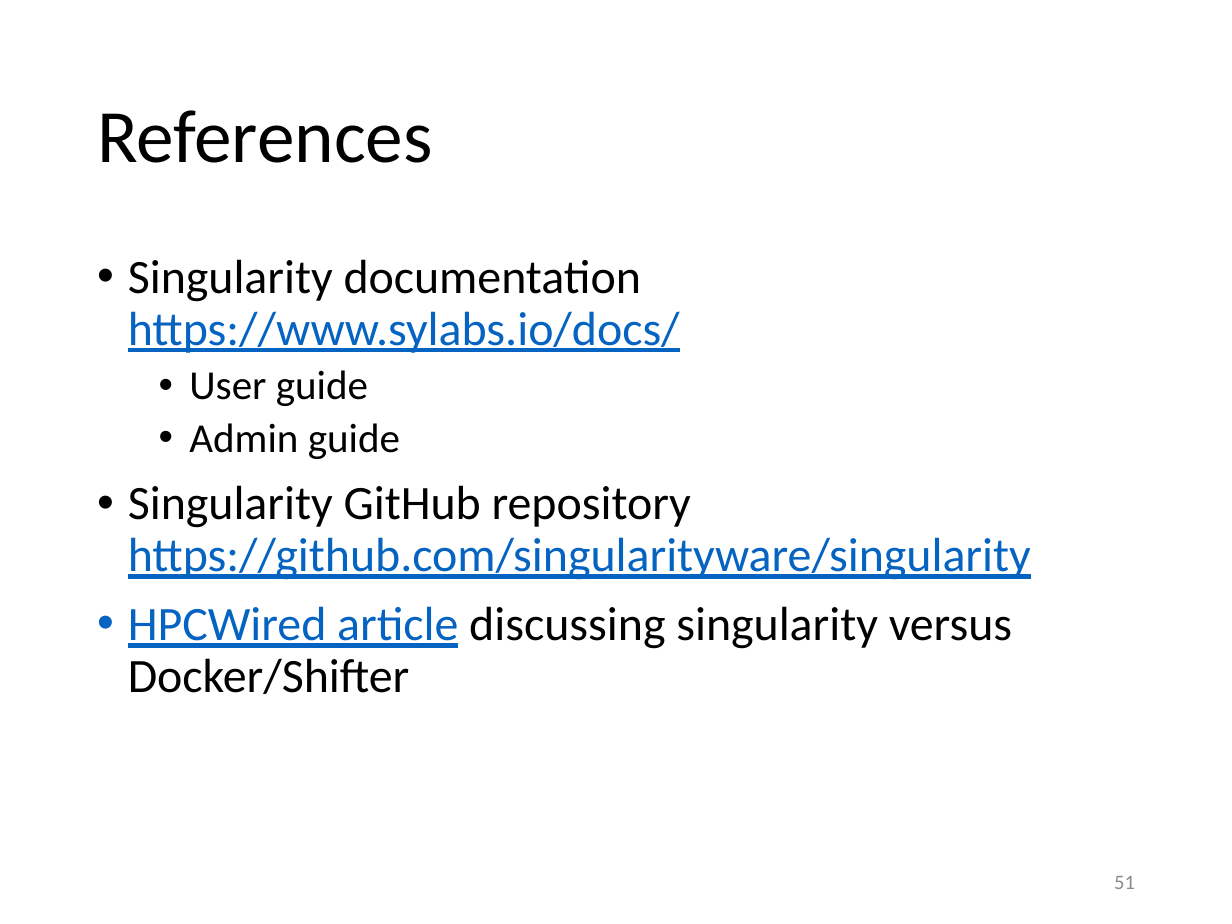
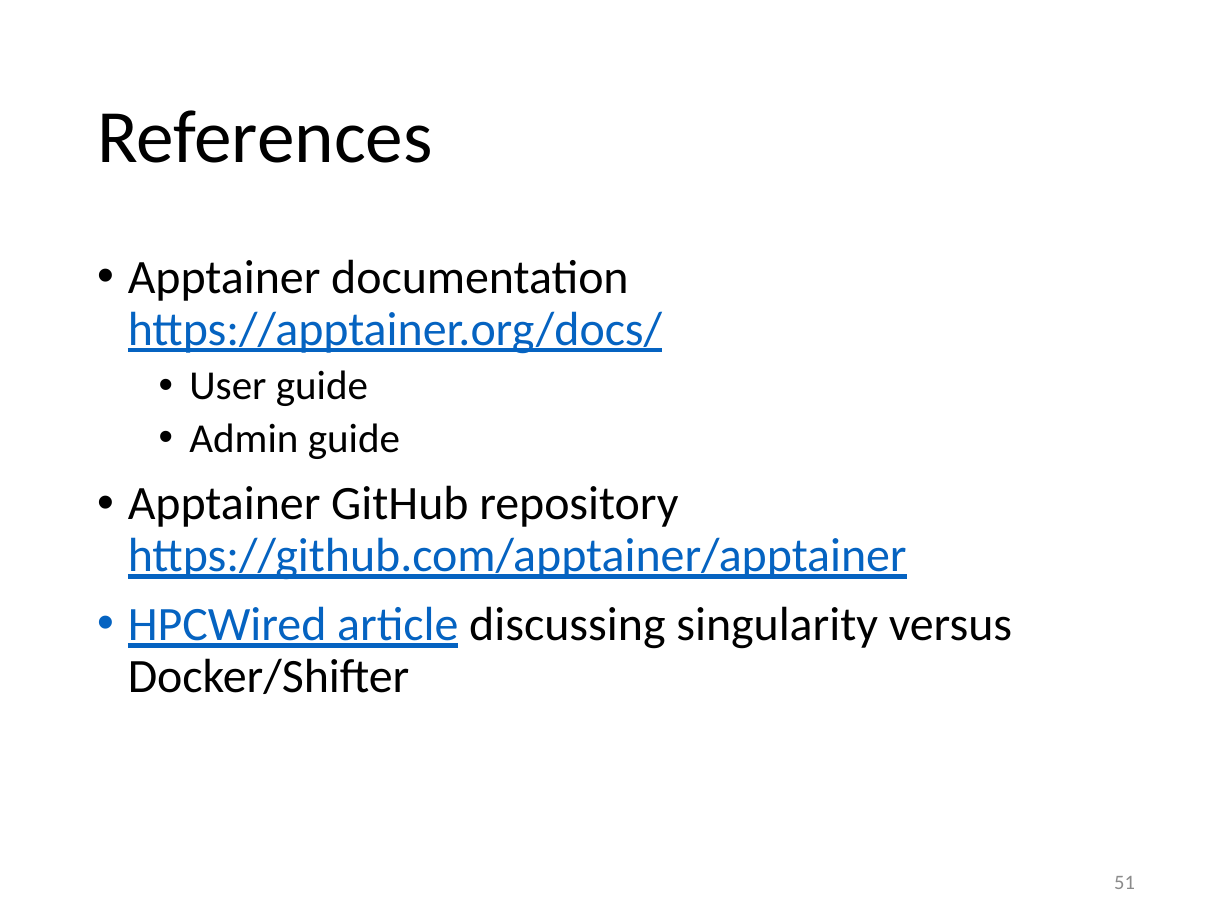
Before and after one commit to gjbex/Containers-for-HPC, a slide deck: slide 51 of singularity.pptx. Drawn at 1232x924 pixels with LibreOffice and Linux fonts; fonts in the diff are those of the drawing. Boxes give left, top, right and bottom in pixels: in the first picture for what was removed or moved away, otherwise in the second. Text is boxed around its words. In the diff, an @@ line names an element or a change of style, - is before the commit and + after.

Commit message:
Update references

```diff
--- a/singularity.pptx
+++ b/singularity.pptx
@@ text at <box>128,259,662,354</box>: text changed @@
-• Singularity documentation
-  https://www.sylabs.io/docs/
+• Apptainer documentation
+  https://apptainer.org/docs/
@@ text at <box>128,485,907,580</box>: text changed @@
-• Singularity GitHub repository
-  https://github.com/singularityware/singularity
+• Apptainer GitHub repository
+  https://github.com/apptainer/apptainer
```
